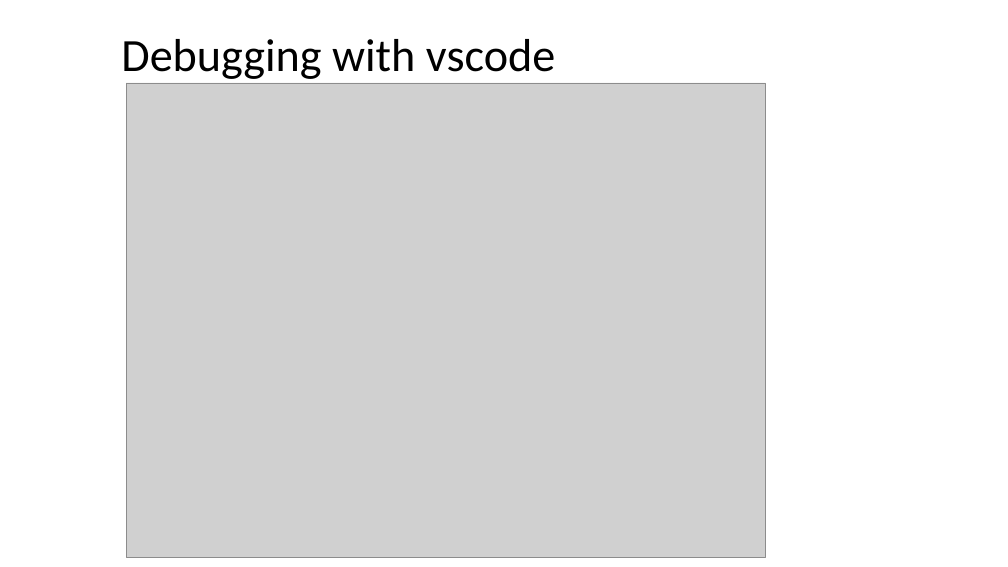
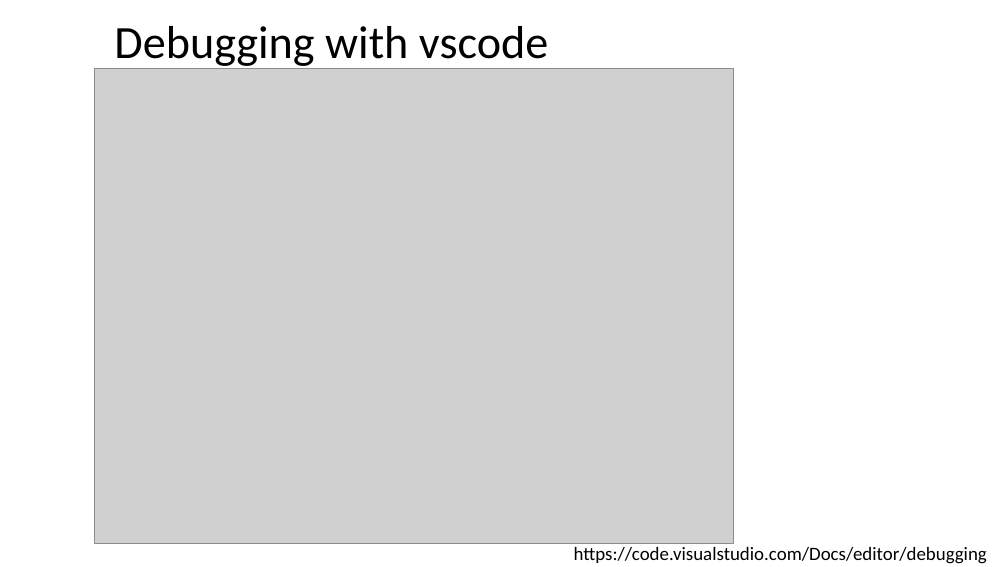
Before and after one commit to dayekuaipao/CPPLearning, a slide deck: slide 23 of week05/Lab05.pptx (slide 36 before the commit). Drawn at 1008x567 pixels with LibreOffice and Linux fonts; fonts in the diff are those of the drawing; grey boxes stand for pictures; background and template pictures are left out. Boxes give left, top, right and bottom in pixels: in the first picture for what was removed or moved away, otherwise in the second. Text is boxed around its words. In the diff, an @@ line names an element or a change of style, - is before the commit and + after.

```diff
--- a/week05/Lab05.pptx
+++ b/week05/Lab05.pptx
@@ title "Debugging with vscode" rewrapped from <box>121,39,555,79</box> to <box>114,26,548,70</box> @@
@@ picture: place and size @@
-picture at <box>126,83,766,558</box>
+picture at <box>95,69,734,544</box>
@@ text added at <box>574,547,987,564</box>, 18 pt, text #000000 @@
+https://code.visualstudio.com/Docs/editor/debugging
```
Also in this commit, not shown: 2 other slides changed, 2 slides added, 15 slides removed.
